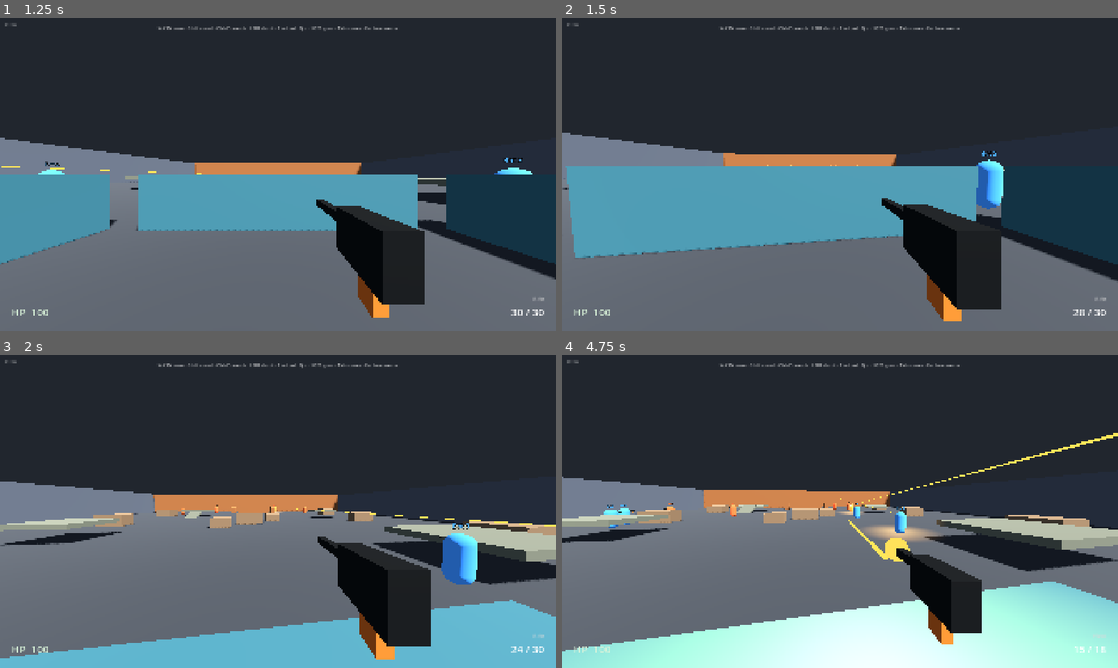
Above: before the commit, frames 1-4 (two rows, left to right).
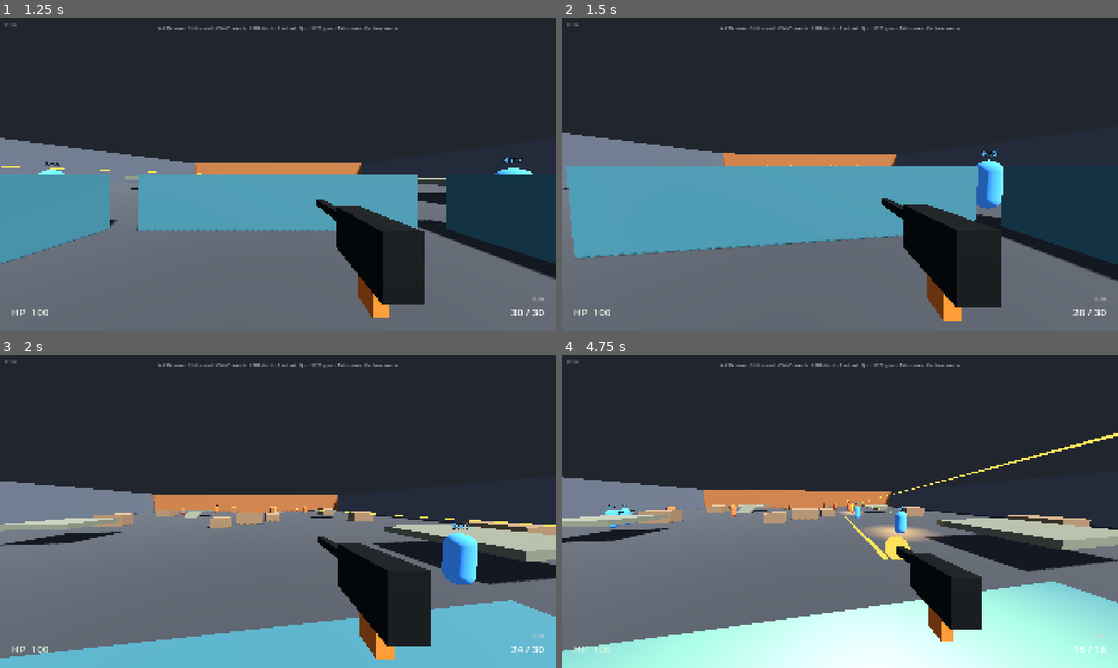
Above: after the commit, the same moments.

Repository: MezzoSplash/gevechtspel2
Game: Godot game, scene res://scenes/main.tscn
The game is run twice, just before and just after one commit, with the same random seed, the same clock (stepped at 60 frames per second) and the same inputs.
Inputs (mouse positions are in pixels of both pictures, inside the frame that each line leads up to):
- Up to frame 1 (1.25 s): click "Play locally" at 0.5 s
- Up to frame 2 (1.5 s): tap Enter at 1.25 s; move the mouse to (867, 174) at 1.27 s; press the mouse at (867, 174) at 1.28 s; hold W (move_forward) from 1.28 s (still down)
- Up to frame 3 (2 s): keep holding W (move_forward); tap Space (jump) at 1.52 s
- Up to frame 4 (4.75 s): keep holding W (move_forward); move the mouse to (812, 511) at 2.02 s; release the mouse at (812, 511) at 2.03 s; tap Ctrl (crouch) at 2.1 s; tap Space (jump) at 2.27, 3.77, 4.52 s; click (812, 511) at 2.3 s; move the mouse to (851, 505) at 2.77 s; press the mouse at (851, 505) at 2.78 s; move the mouse to (834, 517) at 3.52 s; release the mouse at (834, 517) at 3.53 s; tap Shift (sprint) at 3.6 s; click (834, 517) at 3.8 s; move the mouse to (878, 514) at 4.27 s; press the mouse at (878, 514) at 4.28 s; tap Q (switch_weapon) at 4.35 s

Frame 1 is identical in both runs. In frame 2, 0.1% of the frame differs, in the area x 0-80%, y 42-94%; in frame 3, 0.1%; in frame 4, 0.7%, in the area x 0-100%, y 27-95%.

Commit message:
Scoreboard ping, 3D gun audio, and client bot visibility
Show ENet RTT on Tab. Weapon fire uses proximity 3D audio.
Late joiners get a pawn snapshot so bots appear, not just tracers.

Diff:
--- a/scenes/hud.tscn
+++ b/scenes/hud.tscn
@@ -158,9 +158,9 @@
 anchor_top = 0.5
 anchor_right = 0.5
 anchor_bottom = 0.5
-offset_left = -220.0
+offset_left = -260.0
 offset_top = -240.0
-offset_right = 220.0
+offset_right = 260.0
 offset_bottom = 240.0
 grow_horizontal = 2
 grow_vertical = 2
--- a/scenes/player.tscn
+++ b/scenes/player.tscn
@@ -142,9 +142,13 @@
 omni_range = 4.0
 shadow_enabled = false
 
-[node name="FireSfx" type="AudioStreamPlayer" parent="Head/Camera3D/WeaponRoot"]
+[node name="FireSfx" type="AudioStreamPlayer3D" parent="Head/Camera3D/WeaponRoot"]
 stream = ExtResource("5_fire")
-volume_db = -4.0
+volume_db = -6.0
+unit_size = 10.0
+max_distance = 42.0
+attenuation_model = 1
+max_polyphony = 6
 
 [node name="HitSfx" type="AudioStreamPlayer" parent="Head/Camera3D/WeaponRoot"]
 stream = ExtResource("6_hit")
--- a/scripts/hud.gd
+++ b/scripts/hud.gd
@@ -14,6 +14,7 @@
 var _round_end_timer := 0.0
 var _round_end_winner := ""
 var _intermission_timer := 0.0
+var _board_refresh := 0.0
 
 @onready var ammo_label: Label = $Ammo
 @onready var weapon_label: Label = $Weapon
@@ -154,7 +155,7 @@
 
 	var header := HBoxContainer.new()
 	header.add_theme_constant_override("separation", 16)
-	for title in ["TEAM", "NAME", "KILLS"]:
+	for title in ["TEAM", "NAME", "KILLS", "PING"]:
 		var h := Label.new()
 		h.text = title
 		h.add_theme_font_size_override("font_size", 16)
@@ -188,9 +189,15 @@
 		kills_l.text = str(entry.kills)
 		kills_l.custom_minimum_size = Vector2(70, 0)
 		kills_l.horizontal_alignment = HORIZONTAL_ALIGNMENT_RIGHT
+		var ping_l := Label.new()
+		var ping_ms := int(entry.get("ping", -1))
+		ping_l.text = "—" if ping_ms < 0 else str(ping_ms)
+		ping_l.custom_minimum_size = Vector2(70, 0)
+		ping_l.horizontal_alignment = HORIZONTAL_ALIGNMENT_RIGHT
 		row.add_child(team_l)
 		row.add_child(name_l)
 		row.add_child(kills_l)
+		row.add_child(ping_l)
 		scoreboard_container.add_child(row)
 
 
@@ -215,6 +222,12 @@
 		_scoreboard_open = want_board
 		scoreboard_container.visible = _scoreboard_open
 		if _scoreboard_open:
+			_board_refresh = 0.0
+			_refresh_scoreboard()
+	elif _scoreboard_open:
+		_board_refresh += delta
+		if _board_refresh >= 0.45:
+			_board_refresh = 0.0
 			_refresh_scoreboard()
 
 	if _round_end_timer > 0.0:
--- a/scripts/main.gd
+++ b/scripts/main.gd
@@ -329,9 +329,66 @@
 	var scores_arr := Game.get_scores()
 	if scores_arr.size() > 0:
 		Game.sync_all_scores.rpc_id(id, scores_arr)
-	Game.broadcast_roster()
-	get_tree().create_timer(0.3).timeout.connect(Game.broadcast_roster)
-	get_tree().create_timer(1.0).timeout.connect(Game.broadcast_roster)
+	broadcast_pawns()
+	get_tree().create_timer(0.3).timeout.connect(broadcast_pawns)
+	get_tree().create_timer(1.0).timeout.connect(broadcast_pawns)
+
+
+func _pawn_snapshot() -> Array:
+	var out: Array = []
+	for child in players_root.get_children():
+		var p := child as Player
+		if p == null or p.is_queued_for_deletion():
+			continue
+		out.append({
+			"id": p.peer_id,
+			"pos": p.global_position,
+			"yaw": p.rotation.y,
+			"pitch": p.head.rotation.x if p.head else 0.0,
+			"n": p.display_name,
+			"bot": p.is_bot,
+			"team": p.team_id,
+		})
+	return out
+
+
+func broadcast_pawns() -> void:
+	if not Game.is_networked() or not multiplayer.is_server():
+		return
+	sync_pawns.rpc(_pawn_snapshot())
+
+
+@rpc("authority", "reliable")
+func sync_pawns(list: Array) -> void:
+	if multiplayer.is_server():
+		return
+	var wanted := {}
+	for entry in list:
+		if typeof(entry) != TYPE_DICTIONARY or not entry.has("id"):
+			continue
+		var id := int(entry["id"])
+		wanted[id] = true
+		var p := Game.player_for_peer(id)
+		if p == null:
+			var node_name := ("bot%d" % abs(id)) if bool(entry.get("bot", false)) else str(id)
+			if players_root.get_node_or_null(node_name):
+				p = players_root.get_node(node_name) as Player
+			else:
+				p = _spawn_player_node(entry) as Player
+				if p and p.get_parent() == null:
+					players_root.add_child(p, true)
+		if p and p.is_bot:
+			var pos: Vector3 = entry["pos"]
+			p.apply_network_pose(pos, float(entry.get("yaw", 0.0)), float(entry.get("pitch", 0.0)))
+			p.is_bot = true
+			p.team_id = int(entry.get("team", p.team_id))
+			p._apply_team_visual()
+	for child in players_root.get_children():
+		var extra := child as Player
+		if extra == null or extra.is_local() or extra.is_queued_for_deletion():
+			continue
+		if not wanted.has(extra.peer_id):
+			extra.queue_free()
 
 
 func _spawn_player_node(data: Variant) -> Node:
--- a/scripts/player.gd
+++ b/scripts/player.gd
@@ -71,6 +71,7 @@
 
 
 func _enter_tree() -> void:
+	_restore_bot_identity()
 	if Game.is_offline:
 		return
 	if peer_id == 0 and str(name).is_valid_int():
@@ -79,6 +80,14 @@
 		set_multiplayer_authority(1, true)
 	elif peer_id > 0:
 		set_multiplayer_authority(peer_id, true)
+
+
+func _restore_bot_identity() -> void:
+	var n := str(name)
+	if n.begins_with("bot") and n.substr(3).is_valid_int():
+		is_bot = true
+		if peer_id >= 0:
+			peer_id = -int(n.substr(3))
 
 
 func _ready() -> void:
@@ -351,6 +360,11 @@
 	if head:
 		head.rotation.x = pitch
 	velocity = Vector3.ZERO
+	if body_mesh:
+		body_mesh.visible = not is_dead
+	if nametag:
+		nametag.visible = true
+		nametag.text = display_name
 
 
 func _apply_remote_visual() -> void:
--- a/scripts/weapon.gd
+++ b/scripts/weapon.gd
@@ -17,7 +17,7 @@
 @onready var muzzle: Marker3D = $Muzzle
 @onready var muzzle_flash: MeshInstance3D = $Muzzle/Flash
 @onready var muzzle_light: OmniLight3D = $Muzzle/FlashLight
-@onready var fire_sfx: AudioStreamPlayer = $FireSfx
+@onready var fire_sfx: AudioStreamPlayer3D = $FireSfx
 @onready var hit_sfx: AudioStreamPlayer = $HitSfx
 @onready var head_sfx: AudioStreamPlayer = $HeadSfx
 @onready var kill_sfx: AudioStreamPlayer = $KillSfx
@@ -198,6 +198,13 @@
 	_fire()
 
 
+func play_fire_sfx() -> void:
+	if fire_sfx == null or fire_sfx.stream == null:
+		return
+	fire_sfx.pitch_scale = randf_range(0.96, 1.05)
+	fire_sfx.play()
+
+
 func bot_try_fire() -> bool:
 	if _cooldown > 0.0 or _reload_left > 0.0:
 		return false
@@ -219,9 +226,7 @@
 	muzzle_flash.visible = true
 	muzzle_light.visible = true
 	muzzle_light.light_energy = 5.5 if def.id == &"shotgun" else 4.5
-	if fire_sfx.stream:
-		fire_sfx.pitch_scale = randf_range(0.96, 1.05)
-		fire_sfx.play()
+	play_fire_sfx()
 
 	var shooter := owner as Player
 	if shooter == null or not shooter.is_bot:
--- a/shared/game.gd
+++ b/shared/game.gd
@@ -32,6 +32,8 @@
 var _hitstopping := false
 
 var scores: Dictionary = {}
+var pings: Dictionary = {}
+var _ping_accum := 0.0
 var _round_timer := 0.0
 var _round_active := false
 var _match_state := 0
@@ -55,6 +57,9 @@
 		if p == null:
 			continue
 		if p.peer_id == peer_id or str(n.name) == str(peer_id):
+			return p
+		if p.is_bot and str(n.name) == "bot%d" % abs(peer_id):
+			p.peer_id = peer_id
 			return p
 	return null
 
@@ -401,6 +406,7 @@
 			"name": scores[id].name,
 			"kills": scores[id].kills,
 			"team": int(scores[id].get("team", 0)),
+			"ping": int(pings.get(id, -1)),
 		})
 	out.sort_custom(_sort_scores)
 	return out
@@ -423,6 +429,9 @@
 		return
 	if shooter_peer_id > 0 and shooter_peer_id != multiplayer.get_unique_id():
 		_spawn_net_tracer(from, to)
+		var remote_shooter := player_for_peer(shooter_peer_id)
+		if remote_shooter and remote_shooter.weapon:
+			remote_shooter.weapon.play_fire_sfx()
 	sync_shot_fx.rpc(from, to, shooter_peer_id)
 
 
@@ -431,6 +440,9 @@
 	if shooter_peer_id != 0 and shooter_peer_id == multiplayer.get_unique_id():
 		return
 	_spawn_net_tracer(from, to)
+	var shooter := player_for_peer(shooter_peer_id)
+	if shooter and shooter.weapon:
+		shooter.weapon.play_fire_sfx()
 
 
 func _spawn_net_tracer(from: Vector3, to: Vector3) -> void:
@@ -456,9 +468,38 @@
 	get_tree().create_timer(0.055).timeout.connect(mesh_inst.queue_free)
 
 
-func _physics_process(_delta: float) -> void:
+func _sample_pings() -> void:
 	if not is_networked() or not multiplayer.is_server():
 		return
+	pings[multiplayer.get_unique_id()] = 0
+	var enet := multiplayer.multiplayer_peer as ENetMultiplayerPeer
+	if enet:
+		for id in multiplayer.get_peers():
+			var ep := enet.get_peer(int(id))
+			if ep == null or not ep.is_active():
+				continue
+			pings[int(id)] = int(ep.get_statistic(ENetPacketPeer.PEER_ROUND_TRIP_TIME))
+	for id in scores:
+		if int(id) < 0:
+			pings[id] = -1
+	if not multiplayer.get_peers().is_empty():
+		sync_pings.rpc(pings)
+
+
+@rpc("authority", "unreliable")
+func sync_pings(data: Dictionary) -> void:
+	if multiplayer.is_server():
+		return
+	pings = data
+
+
+func _physics_process(delta: float) -> void:
+	if not is_networked() or not multiplayer.is_server():
+		return
+	_ping_accum += delta
+	if _ping_accum >= 0.45:
+		_ping_accum = 0.0
+		_sample_pings()
 	if multiplayer.get_peers().is_empty():
 		return
 	var poses: Array = []
Not shown, added: scripts/bot_brain.gd.uid
Not shown, added: scripts/menu.gd.uid
